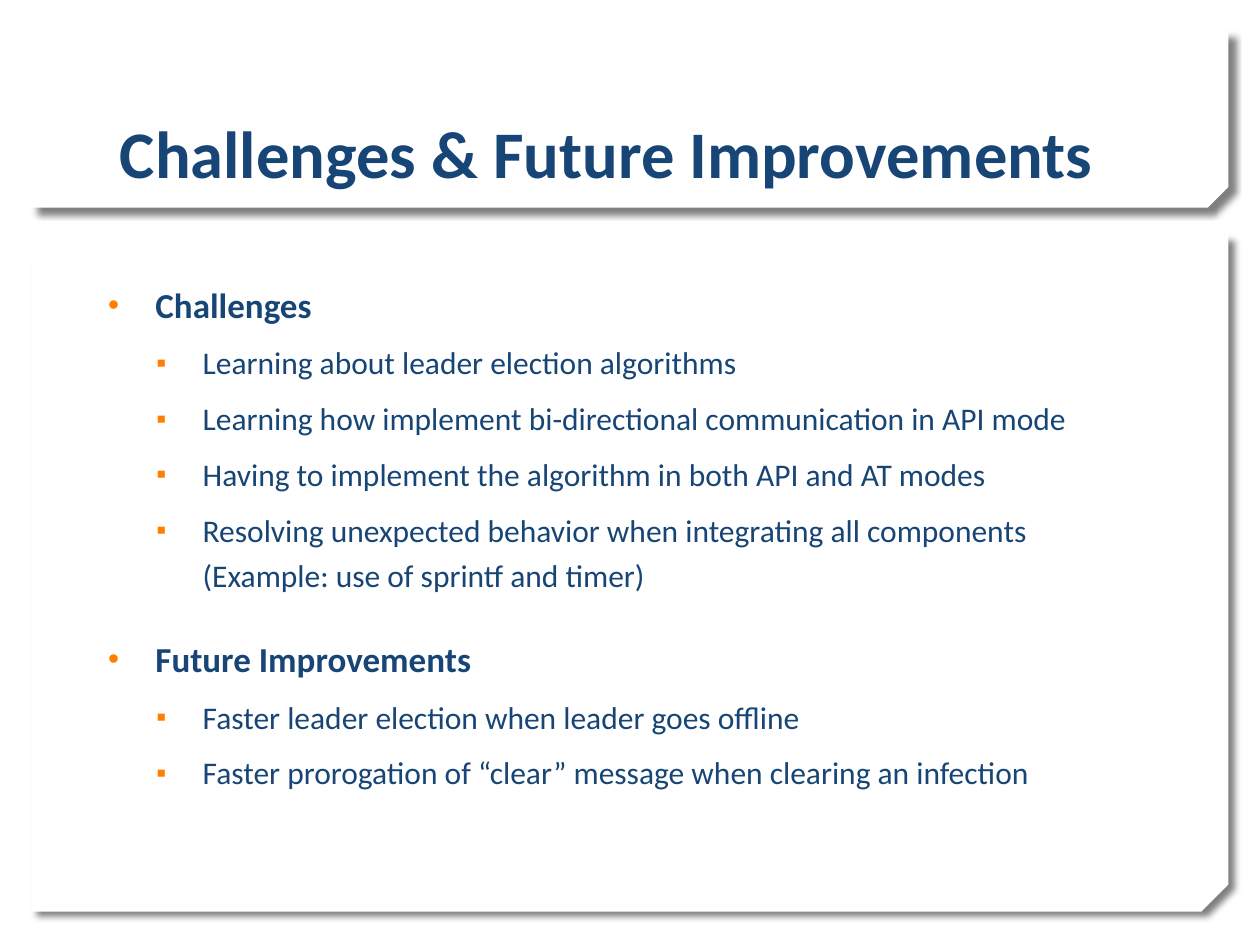
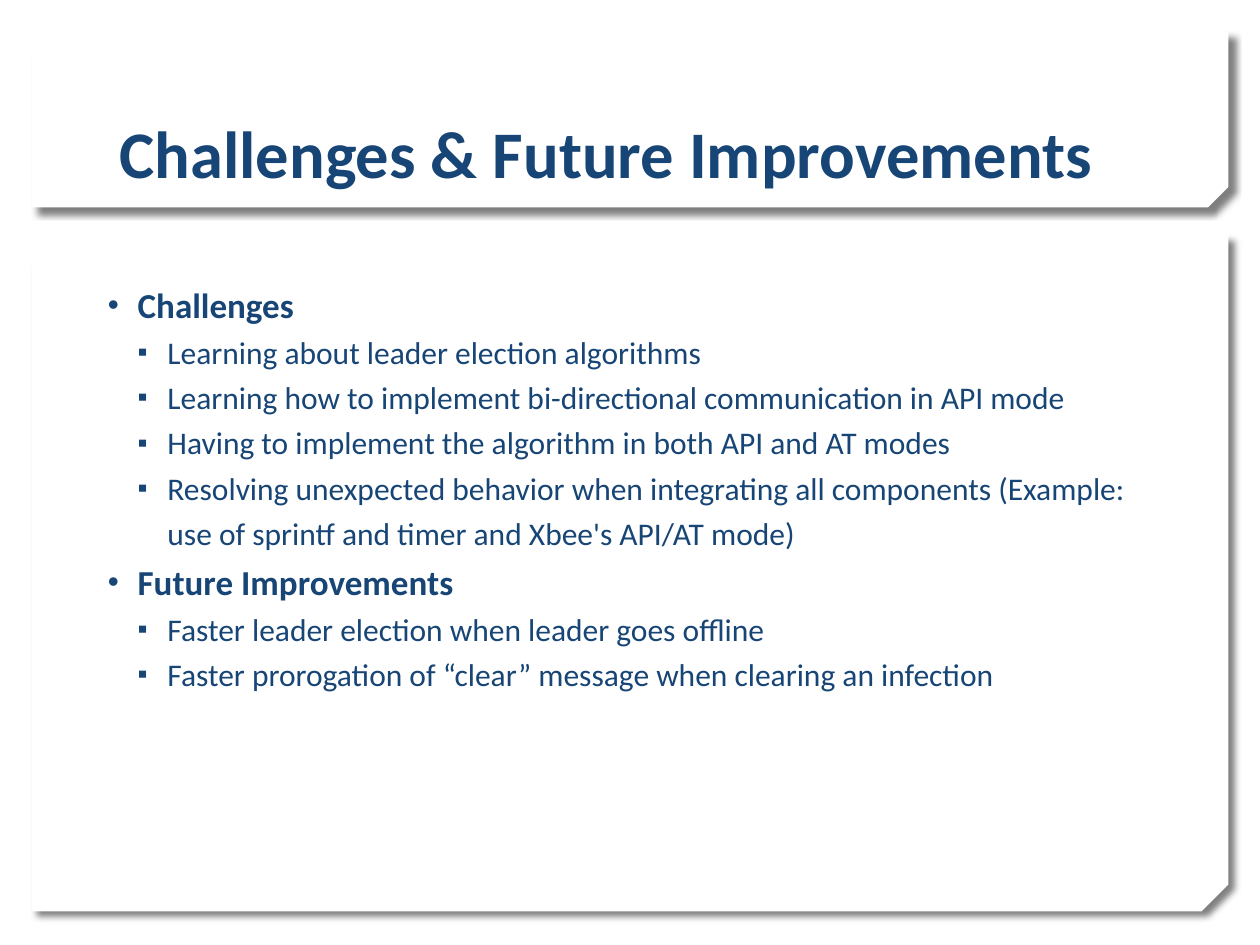
Before and after one commit to estherlu/EC544_Group4, a slide deck: slide 4 of challenge#6/Challenge6_Group4.pptx. Drawn at 1260x945 pixels with LibreOffice and Linux fonts; fonts in the diff are those of the drawing; background and template pictures are left out. Boxes give left, top, right and bottom in pixels: in the first picture for what was removed or moved away, otherwise in the second. Text is boxed around its words. In the diff, an @@ line names an element or a change of style, - is before the commit and + after.

```diff
--- a/challenge#6/Challenge6_Group4.pptx
+++ b/challenge#6/Challenge6_Group4.pptx
@@ text at box(138, 293, 993, 692): indent changed; less space between paragraphs @@
@@ text at box(167, 387, 1064, 415): text changed @@
-  ▪ Learning how implement bi-directional communication in API mode
+  ▪ Learning how to implement bi-directional communication in API mode
@@ text at box(167, 477, 1124, 550): text changed @@
-  ▪ Resolving unexpected behavior when integrating all components (Example: use of sprintf and timer)
+  ▪ Resolving unexpected behavior when integrating all components (Example: use of sprintf and timer and Xbee's API/AT mode)
```
Also in this commit, not shown: 4 other slides changed.
